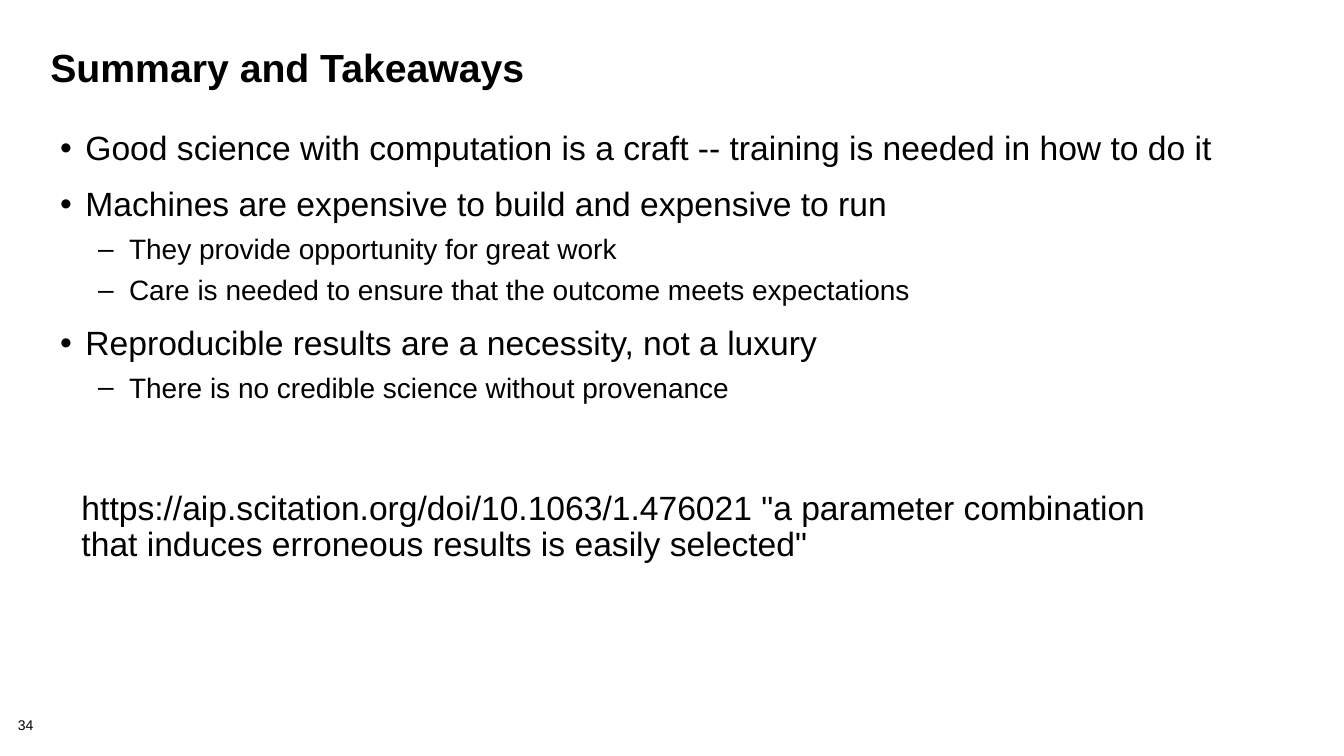
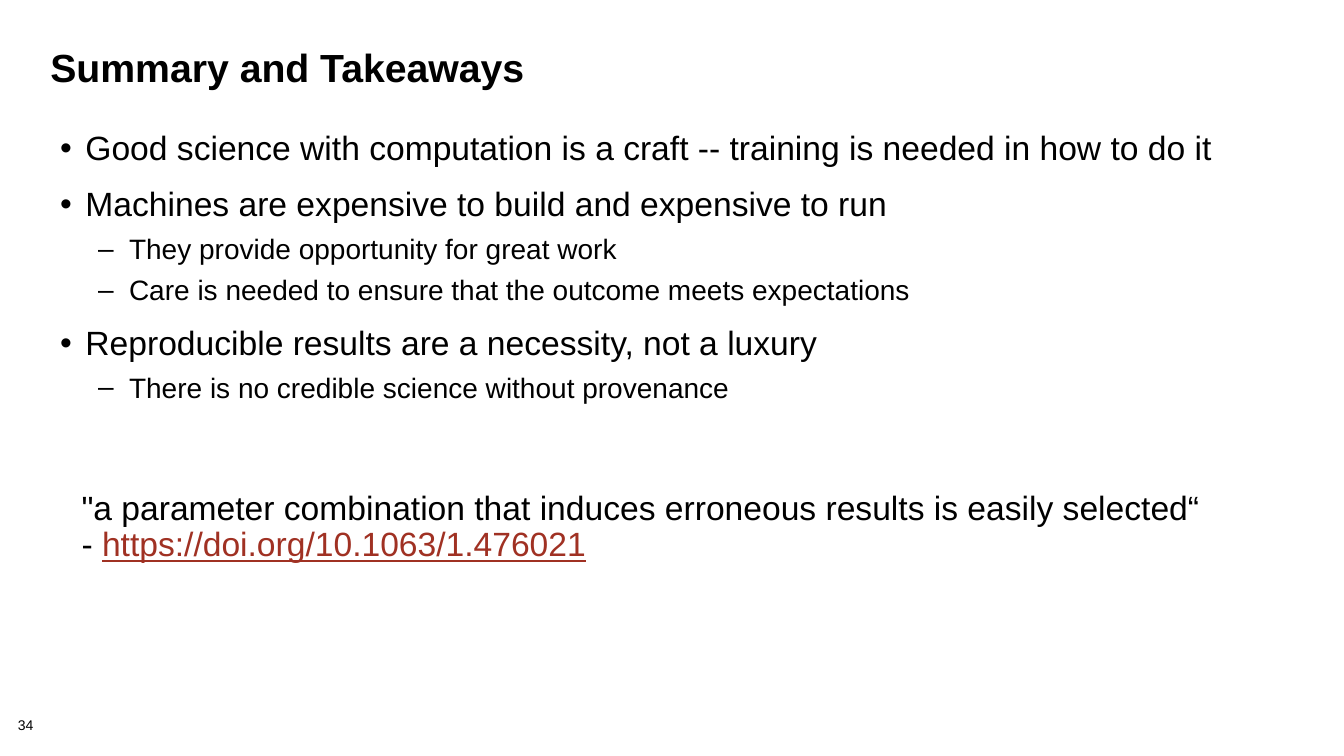
Before and after one commit to bssw-tutorial/presentations, a slide deck: slide 34 of computational-expts-a.pptx. Drawn at 1344x756 pixels with LibreOffice and Linux fonts; fonts in the diff are those of the drawing; background and template pictures are left out. Boxes give left, top, right and bottom in pixels: in the first picture for what was removed or moved away, otherwise in the second. Text is boxed around its words. In the diff, an @@ line names an element or a change of style, - is before the commit and + after.

```diff
--- a/computational-expts-a.pptx
+++ b/computational-expts-a.pptx
@@ text at bbox=[82, 495, 1199, 563]: text changed @@
-https://aip.scitation.org/doi/10.1063/1.476021 "a parameter combination
-that induces erroneous results is easily selected"
+"a parameter combination that induces erroneous results is easily selected“
+- https://doi.org/10.1063/1.476021
```
Also in this commit, not shown: 1 other slide changed.
